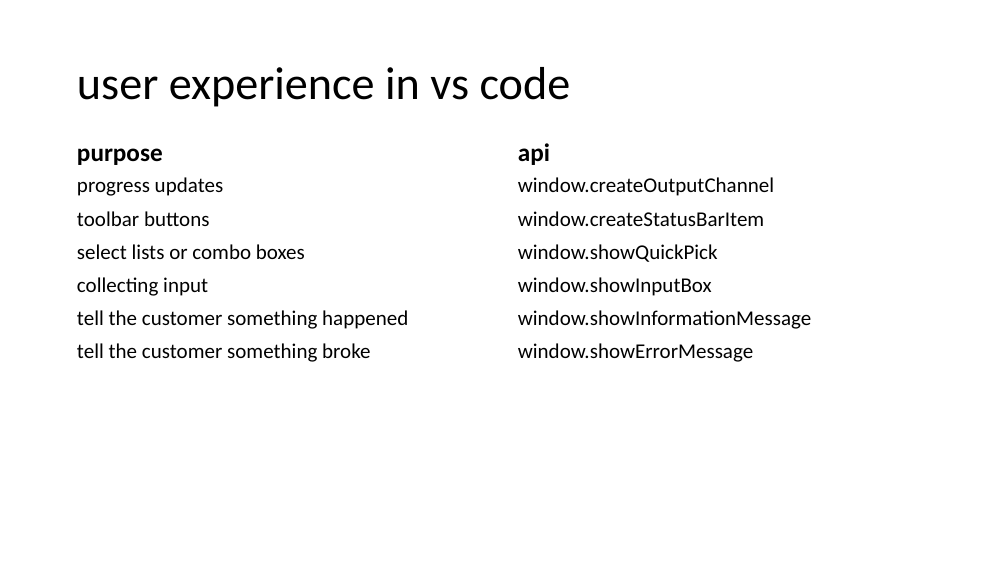
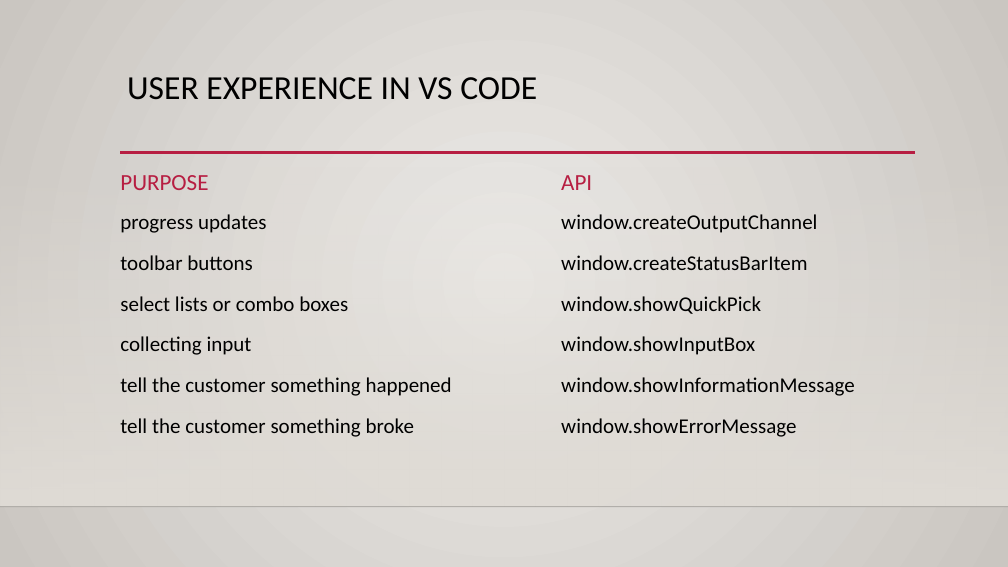
Before and after one commit to bradygaster-zz/extending-vscode-talk, a slide deck: slide 14 of extending-vs-code.pptx (slide 16 before the commit). Drawn at 1008x567 pixels with LibreOffice and Linux fonts; fonts in the diff are those of the drawing; background and template pictures are left out. Boxes give left, top, right and bottom in pixels: in the first picture for what was removed or moved away, otherwise in the second. Text is boxed around its words. In the diff, an @@ line names an element or a change of style, - is before the commit and + after.

```diff
--- a/extending-vs-code.pptx
+++ b/extending-vs-code.pptx
@@ background #FFFFFF to gradient #ECEAE7 to #CAC7C1 @@
@@ title "USER EXPERIENCE IN VS CODE" at <box>127,77,537,100</box>: vertical alignment middle to top @@
@@ title at <box>127,77,537,100</box>: text changed; size 44 to 32 pt @@
-user experience in vs code
+USER EXPERIENCE IN VS CODE
@@ rectangle added at <box>0,167,1008,507</box>, fill gradient #DFDBD5 @@
@@ text at <box>120,175,208,190</box>: text changed; size 24 to 22 pt; text colour #000000 to #B71E42; bold off @@
-purpose
+PURPOSE
@@ line added from (120, 153) to (915, 153), #B71E42 2.5 pt @@
@@ text at <box>561,175,592,190</box>: text changed; size 24 to 22 pt; text colour #000000 to #B71E42; bold off @@
-api
+API
@@ text "progress updates": place and size @@
-text "progress updates" at <box>77,177,408,362</box>
+text "progress updates" at <box>120,214,452,437</box>
@@ text "progress updates" at <box>120,214,452,437</box>: line spacing 0.9 to 1.2 @@
@@ text "window.createOutputChannel": place and size @@
-text "window.createOutputChannel" at <box>518,177,812,362</box>
+text "window.createOutputChannel" at <box>561,214,855,437</box>
@@ text "window.createOutputChannel" at <box>561,214,855,437</box>: line spacing 0.9 to 1.2 @@
@@ line added from (0, 507) to (1008, 507), #000001 1 pt @@
```
Also in this commit, not shown: 26 other slides changed, 1 slide added, 4 slides removed, 2 other files.
